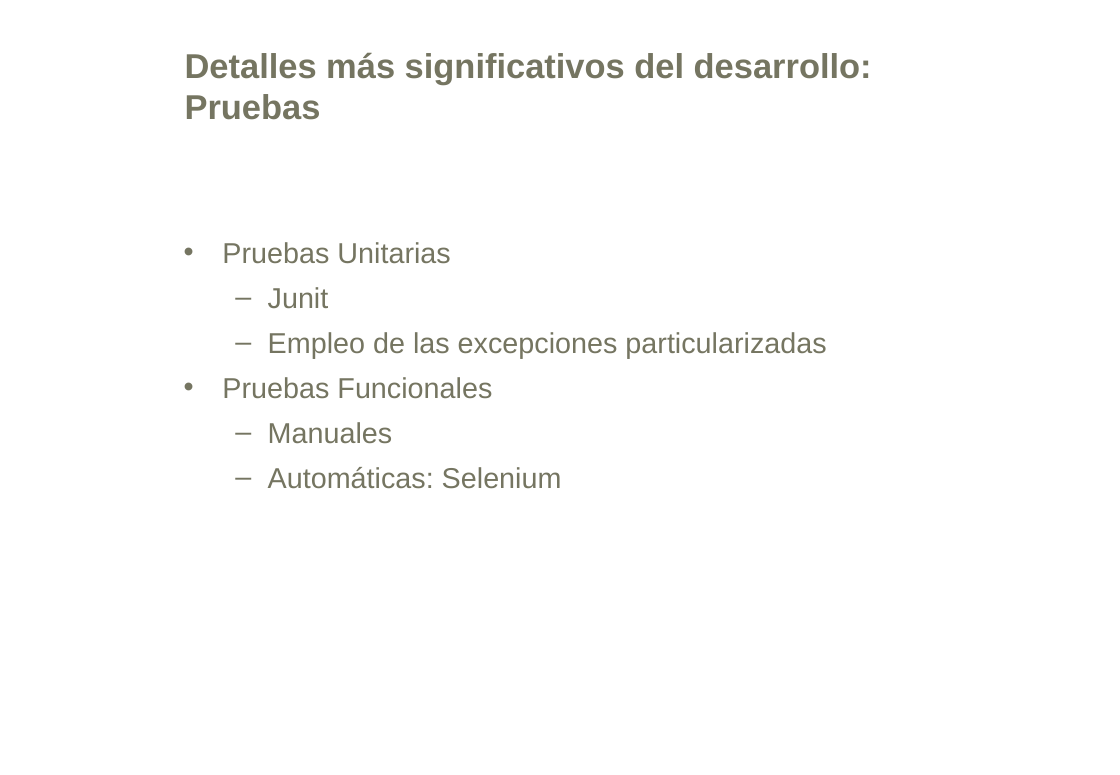
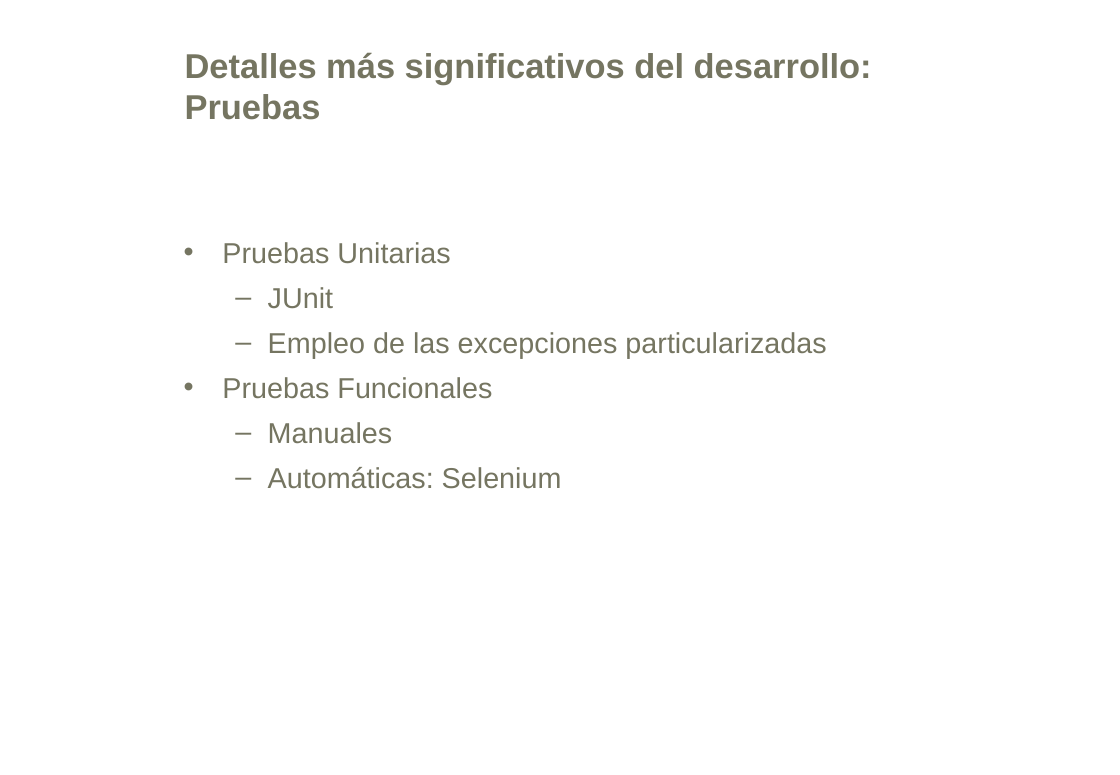
Before and after one commit to Betisman/ris2k, a slide deck: slide 10 of ris2k/doc/presentacion.ppt (slide 9 before the commit). Drawn at 1120x775 pixels with LibreOffice and Linux fonts; fonts in the diff are those of the drawing; background and template pictures are left out. Boxes give left, top, right and bottom in pixels: in the first picture for what was removed or moved away, otherwise in the second. Text is boxed around its words. In the diff, an @@ line names an element or a change of style, - is before the commit and + after.

```diff
--- a/ris2k/doc/presentacion.ppt
+++ b/ris2k/doc/presentacion.ppt
@@ text at (x1=268, y1=287, x2=333, y2=309): text changed @@
-  – Junit
+  – JUnit
```
Also in this commit, not shown: 6 other slides changed, 1 slide added.
